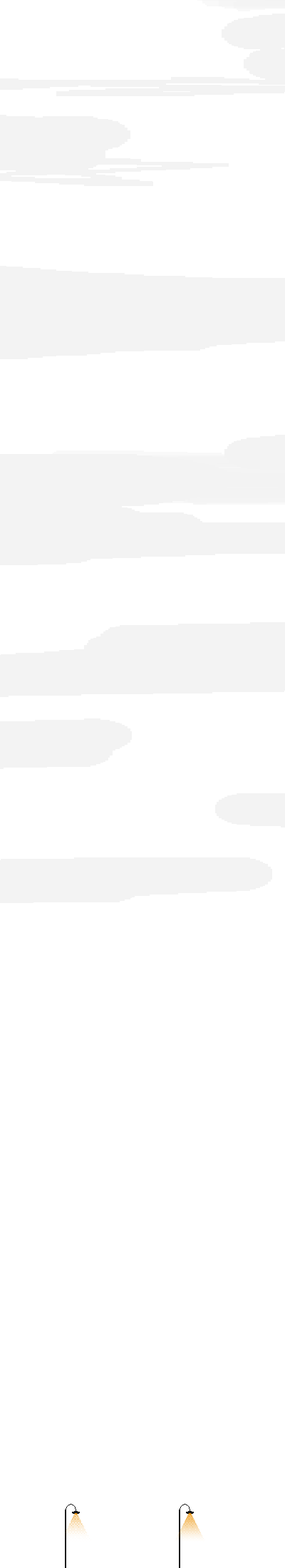
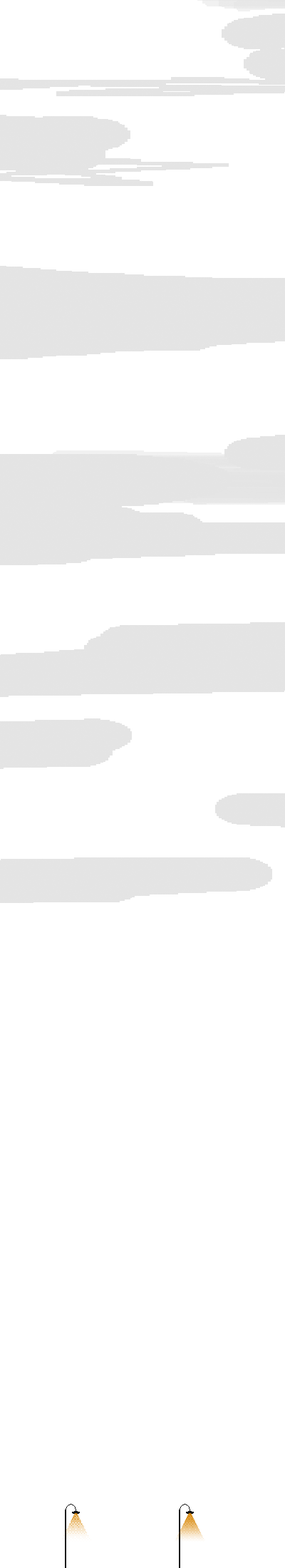
The second 285 x 1568 image is a revision of the first. Changes to its layers:
added layer "Ebene 10" (multiply, 25%) above "Ebene 9" over [0, 0, 285, 1568]
added layer "Ebene 9" above "Gruppe 4" over [0, 0, 285, 1568]
